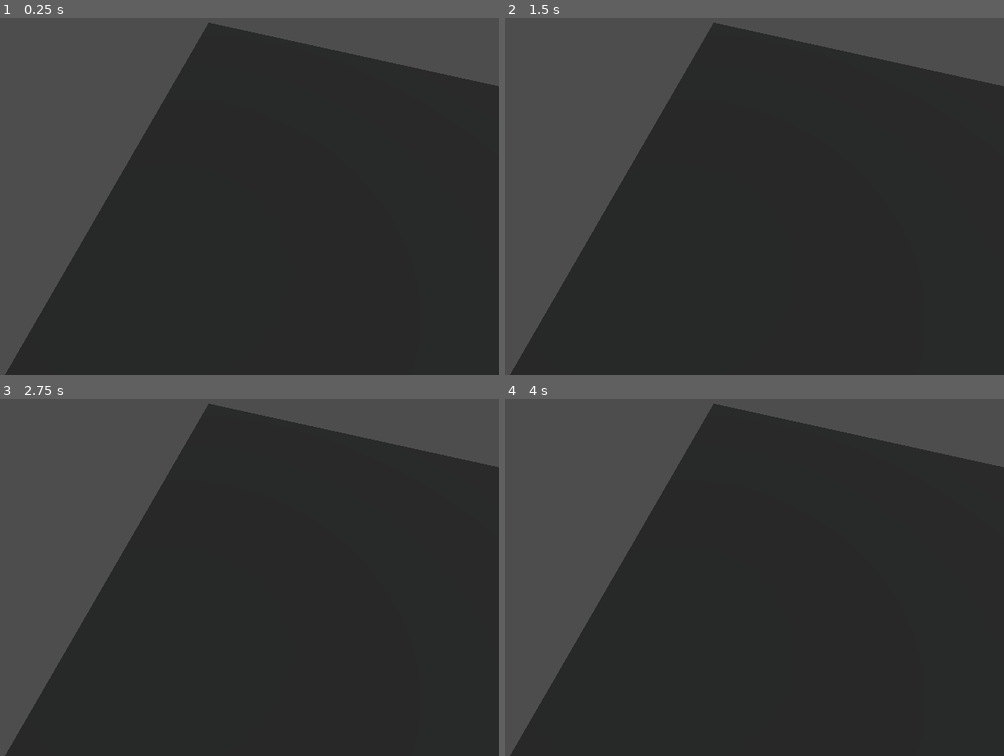
Above: before the commit, frames 1-4 (two rows, left to right).
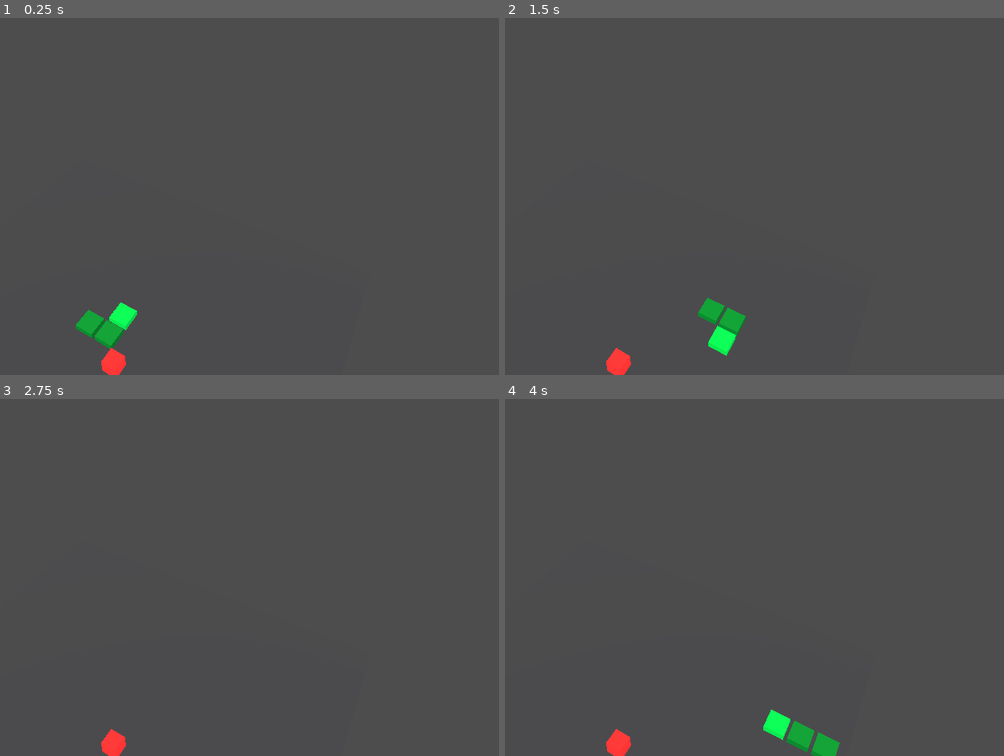
Above: after the commit, the same moments.

Repository: kevindunn766/ai-game-studio
Game: Godot game, scene res://scenes/Main.tscn
Same seed, same stepped clock (60 frames per second), same inputs: the game is played once before the commit and once after it.
Inputs:
- Up to frame 1 (0.25 s): no input
- Up to frame 2 (1.5 s): tap Enter (ui_accept) at 0.5, 0.77 s; hold D (move_right) 0.53-1.28 s; hold S (move_down) from 1.28 s (still down)
- Up to frame 3 (2.75 s): tap Enter (ui_accept) at 1.52 s; release S (move_down) at 2.03 s; hold D (move_right) from 2.03 s (still down)
- Up to frame 4 (4 s): tap Enter (ui_accept) at 2.75, 3.02, 3.77 s; release D (move_right) at 2.78 s; hold W (move_up) 2.78-3.53 s; hold A (move_left) from 3.53 s (still down)

The runs differ from the first frame. In frame 1, 72% of the frame differs, in the area x 0-100%, y 1-100%; in frame 2, 72%; in frame 3, 72%; in frame 4, 72%.

Commit message:
Add camera follow and snake direction getter

Diff:
--- a/snake-3d/scenes/Main.tscn
+++ b/snake-3d/scenes/Main.tscn
@@ -1,31 +1,32 @@
-[gd_scene load_steps=9 format=3 uid="uid://d92k3p8m2xsn"]
+[gd_scene load_steps=11 format=3 uid="uid://d92k3p8m2xsn"]
 
 [ext_resource type="Script" path="res://scripts/game_manager.gd" id="1_gm"]
 [ext_resource type="Script" path="res://scripts/snake.gd" id="2_snake"]
 [ext_resource type="Script" path="res://scripts/food.gd" id="3_food"]
 [ext_resource type="Script" path="res://scripts/score_label.gd" id="4_score"]
+[ext_resource type="Script" path="res://scripts/camera_controller.gd" id="5_cam"]
 
 [sub_resource type="StandardMaterial3D" id="MatFloor"]
 albedo_color = Color(0.08, 0.08, 0.08, 1.0)
-roughness = 0.9
+roughness = 0.95
+
+[sub_resource type="StandardMaterial3D" id="MatGrid"]
+albedo_color = Color(0.3, 0.32, 0.35, 1.0)
+roughness = 1.0
 
 [sub_resource type="StandardMaterial3D" id="MatHead"]
 albedo_color = Color(0.05, 0.9, 0.3, 1.0)
 emission_enabled = true
 emission = Color(0.05, 0.9, 0.3, 1.0)
-emission_energy_multiplier = 0.8
+emission_energy_multiplier = 0.9
 roughness = 0.3
 
 [sub_resource type="StandardMaterial3D" id="MatBody"]
 albedo_color = Color(0.05, 0.65, 0.22, 1.0)
 emission_enabled = true
 emission = Color(0.05, 0.65, 0.22, 1.0)
-emission_energy_multiplier = 0.5
+emission_energy_multiplier = 0.6
 roughness = 0.45
-
-[sub_resource type="StandardMaterial3D" id="MatGrid"]
-albedo_color = Color(0.18, 0.2, 0.22, 1.0)
-roughness = 0.95
 
 [sub_resource type="StandardMaterial3D" id="MatFood"]
 albedo_color = Color(1.0, 0.14, 0.14, 1.0)
@@ -45,40 +46,43 @@
 speed_increase_interval = 5
 
 [node name="DirectionalLight3D" type="DirectionalLight3D" parent="."]
-transform = Transform3D(0.8, -0.3, 0.5, 0, 0.8, 0.6, -0.55, -0.45, 0.75, 4, 8, 6)
+transform = Transform3D(0.9, -0.3, 0.3, 0, 0.55, 0.83, -0.43, -0.75, 0.5, 14, 14, 14)
 light_color = Color(1, 0.95, 0.9, 1)
-light_energy = 0.9
+light_energy = 1.0
 
 [node name="AmbientLight3D" type="OmniLight3D" parent="."]
-transform = Transform3D(1, 0, 0, 0, 1, 0, 0, 0, 1, 0, 3, 0)
+transform = Transform3D(1, 0, 0, 0, 1, 0, 0, 0, 1, 10, 8, 10)
 light_color = Color(0.15, 0.2, 0.25, 1)
-light_energy = 0.4
+light_energy = 0.7
 omni_range = 30.0
 
 [node name="Floor" type="MeshInstance3D" parent="."]
-transform = Transform3D(20, 0, 0, 0, 1, 0, 0, 0, 20, 10, 0, 10)
+transform = Transform3D(20, 0, 0, 0, 1, 0, 0, 0, 20, 10, -0.3, 10)
 material_override = SubResource("MatFloor")
 mesh = SubResource("MeshBox")
 
 [node name="FloorGrid" type="MeshInstance3D" parent="."]
-transform = Transform3D(20, 0, 0, 0, 20, 0, 0, 0, 20, 10, 0.02, 10)
+transform = Transform3D(20, 0, 0, 0, 1, 0, 0, 0, 20, 10, -0.29, 10)
 material_override = SubResource("MatGrid")
 mesh = SubResource("MeshBox")
 
 [node name="Camera3D" type="Camera3D" parent="."]
-transform = Transform3D(0.9, -0.35, 0.25, 0, 0.45, 0.55, -0.35, -0.5, 0.55, 5, 18, 15)
+transform = Transform3D(0.87, -0.28, 0.41, 0, 0.82, 0.57, -0.5, -0.5, 0.71, 18, 18, 18)
 current = true
+fov = 55.0
+near = 0.1
+far = 120.0
 
 [node name="Snake" type="Node3D" parent="."]
 script = ExtResource("2_snake")
 
 [node name="Food" type="Node3D" parent="."]
-transform = Transform3D(1, 0, 0, 0, 1, 0, 0, 0, 1, 11, 0, 11)
+transform = Transform3D(1, 0, 0, 0, 1, 0, 0, 0, 1, 11, 0.55, 11)
 script = ExtResource("3_food")
 
 [node name="ScoreLabel" type="Label3D" parent="."]
 script = ExtResource("4_score")
-transform = Transform3D(1, 0, 0, 0, 1, 0, 0, 0, 1, -8.5, 4.5, -9)
+transform = Transform3D(1, 0, 0, 0, 1, 0, 0, 0, 1, -8, 5.5, -9)
 text = "SCORE: 0"
 font_size = 4
 outline_size = 2
@@ -88,21 +92,21 @@
 visible = false
 
 [node name="GameOverTitle" type="Label3D" parent="GameOverOverlay"]
-transform = Transform3D(1, 0, 0, 0, 1, 0, 0, 0, 1, 0, 4.1, 0)
+transform = Transform3D(1, 0, 0, 0, 1, 0, 0, 0, 1, 0, 5.5, 0)
 text = "GAME OVER"
 font_size = 6
 outline_size = 8
 outline_color = Color(0, 0, 0, 1)
 
 [node name="GameOverRestart" type="Label3D" parent="GameOverOverlay"]
-transform = Transform3D(1, 0, 0, 0, 1, 0, 0, 0, 1, 0, 2.5, 0)
+transform = Transform3D(1, 0, 0, 0, 1, 0, 0, 0, 1, 0, 4.0, 0)
 text = "Press ENTER to restart"
 font_size = 3
 outline_size = 4
 outline_color = Color(0, 0, 0, 1)
 
 [node name="GameOverScore" type="Label3D" parent="GameOverOverlay"]
-transform = Transform3D(1, 0, 0, 0, 1, 0, 0, 0, 1, 0, 1.85, 0)
+transform = Transform3D(1, 0, 0, 0, 1, 0, 0, 0, 1, 0, 3.1, 0)
 text = "High Score: 0"
 font_size = 3
 outline_size = 4
--- /dev/null
+++ b/snake-3d/scripts/camera_controller.gd
@@ -0,0 +1,32 @@
+class_name CameraController extends Camera3D
+
+@export var target: Node3D
+@export var height: float = 18.0
+@export var distance: float = 18.0
+@export var look_ahead: float = 3.0
+@export var smooth: float = 5.0
+
+var _current_target: Vector3 = Vector3.ZERO
+
+
+func _ready() -> void:
+	if target:
+		_current_target = target.global_position
+
+
+func _process(delta: float) -> void:
+	if not target:
+		return
+
+	var head: Vector3 = target.global_position
+	var dir: Vector3 = Vector3.ZERO
+	if target.has_method("get_direction"):
+		dir = target.get_direction()
+
+	var desired: Vector3 = head + Vector3(0.0, height, distance) + dir * look_ahead
+	_current_target = global_position.lerp(desired, clamp(delta * smooth, 0.0, 1.0))
+	global_position = _current_target
+
+	# Keep looking slightly ahead of the snake head.
+	var look_target: Vector3 = head + dir * 2.0
+	look_at(look_target, Vector3.UP)
--- a/snake-3d/scripts/snake.gd
+++ b/snake-3d/scripts/snake.gd
@@ -26,6 +26,10 @@
 	if dir == opposite and segments.size() > 1:
 		return
 	next_direction = dir
+
+
+func get_direction() -> Vector3:
+	return direction
 
 
 func step() -> bool:
